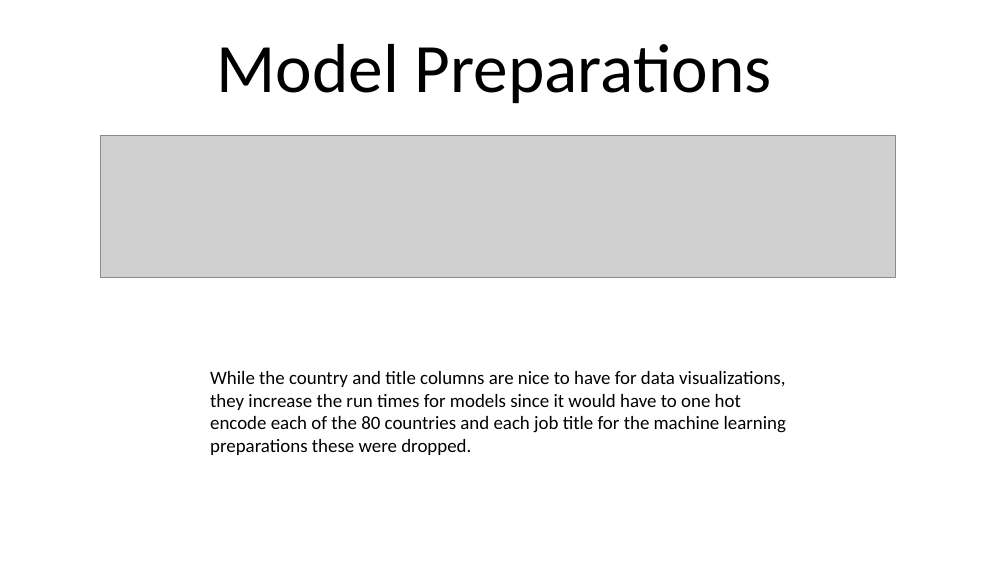
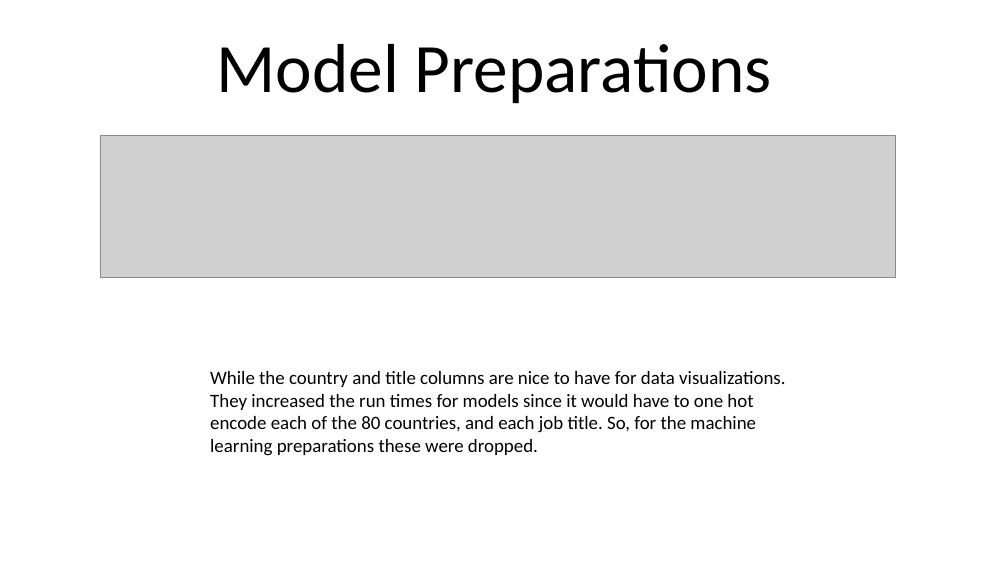
Before and after one commit to SpencerReno/Project_two, a slide deck: slide 14 of Presentation/Salary Prediction Cleaning.pptx. Drawn at 1008x567 pixels with LibreOffice and Linux fonts; fonts in the diff are those of the drawing; grey boxes stand for pictures. Boxes give left, top, right and bottom in pixels: in the first picture for what was removed or moved away, otherwise in the second. Text is boxed around its words. In the diff, an @@ line names an element or a change of style, - is before the commit and + after.

```diff
--- a/Presentation/Salary Prediction Cleaning.pptx
+++ b/Presentation/Salary Prediction Cleaning.pptx
@@ text at [210, 371, 785, 456]: text changed @@
-While the country and title columns are nice to have for data visualizations, they increase the run times for models since it would have to one hot encode each of the 80 countries and each job title for the machine learning preparations these were dropped.
+While the country and title columns are nice to have for data visualizations. They increased the run times for models since it would have to one hot encode each of the 80 countries, and each job title. So, for the machine learning preparations these were dropped.
```
Also in this commit, not shown: 8 other slides changed.
